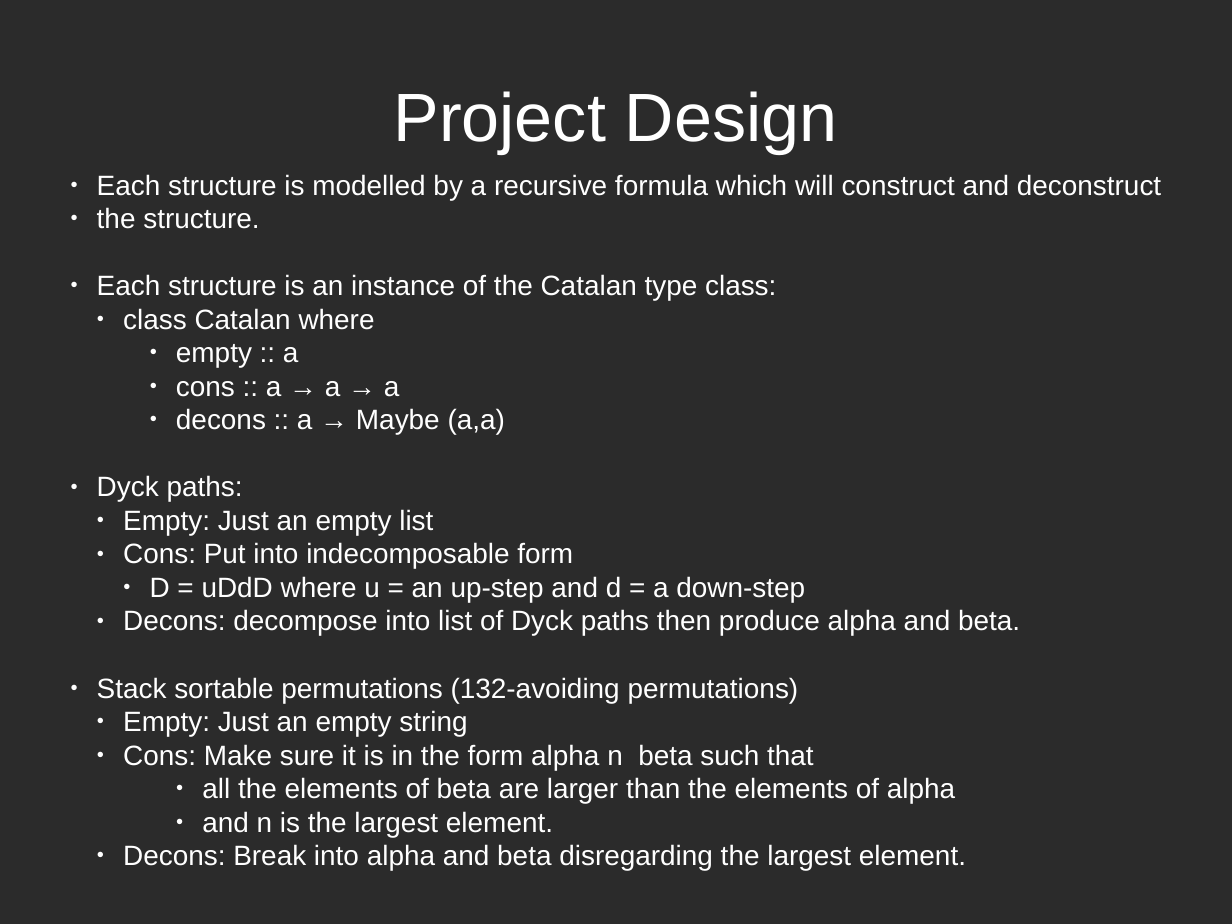
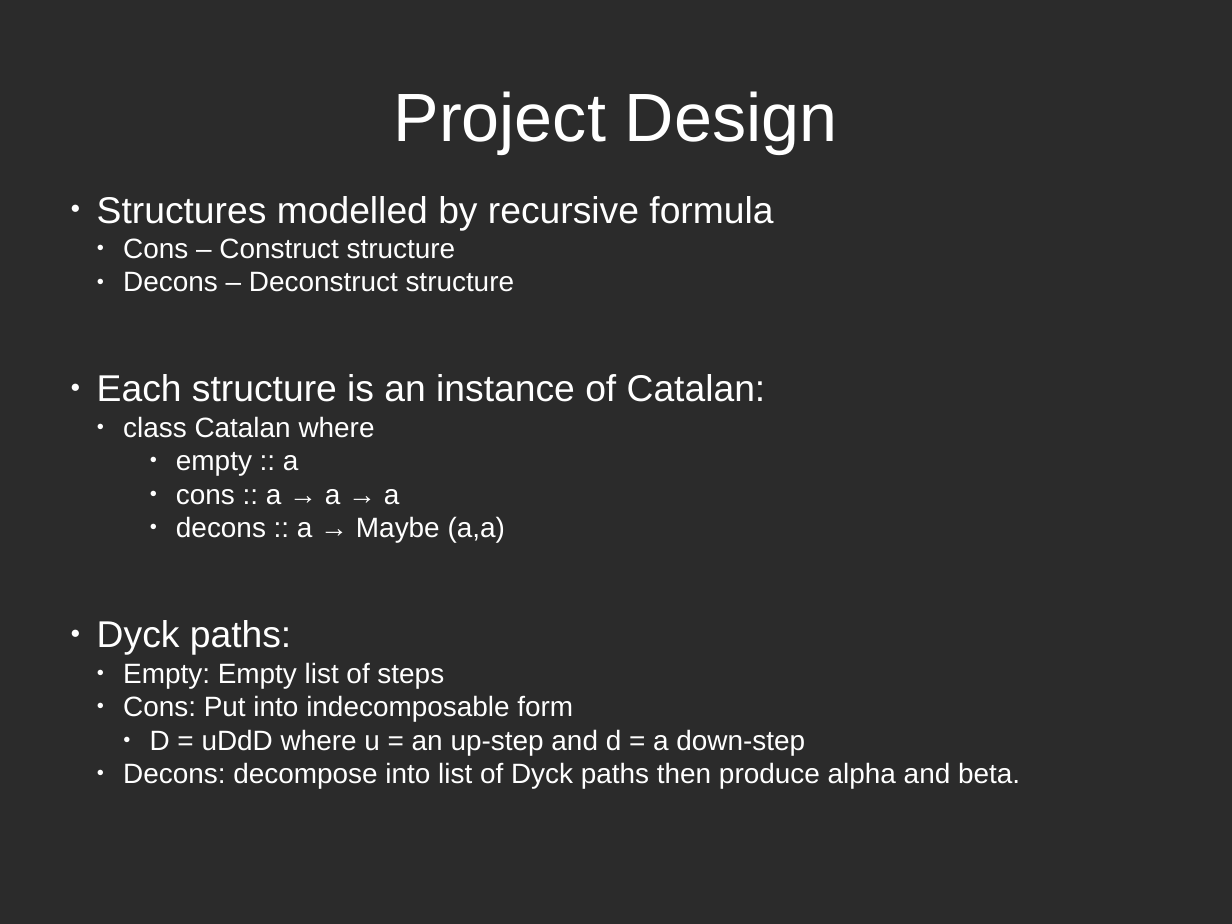
Before and after one commit to patons02/catalan-structures, a slide deck: slide 5 of posterPresentation/posterPresentation.odp. Drawn at 1232x924 pixels with LibreOffice and Linux fonts; fonts in the diff are those of the drawing; background and template pictures are left out; a plain dark background stands for a picture behind light text. Boxes give left, top, right and bottom in pixels: in the first picture for what was removed or moved away, otherwise in the second. Text is boxed around its words. In the diff, an @@ line names an element or a change of style, - is before the commit and + after.

```diff
--- a/posterPresentation/posterPresentation.odp
+++ b/posterPresentation/posterPresentation.odp
@@ text "Structures modelled by recursive formula": place and size @@
-text "Structures modelled by recursive formula" at [97,174,1161,870]
+text "Structures modelled by recursive formula" at [97,196,1020,788]
@@ text at [97,196,773,402]: text changed; size 18 to 24 pt @@
-● Each structure is modelled by a recursive formula which will construct and deconstruct
-● the structure.
-● Each structure is an instance of the Catalan type class:
+● Structures modelled by recursive formula
+  ● Cons – Construct structure
+  ● Decons – Deconstruct structure
+● Each structure is an instance of Catalan:
@@ text at [97,620,291,655]: size 18 to 24 pt in "Dyck paths:" @@
@@ text at [97,677,966,870]: paragraphs removed @@
-● Stack sortable permutations (132-avoiding permutations)
-  ● Empty: Just an empty string
-  ● Cons: Make sure it is in the form alpha n beta such that
-        ● all the elements of beta are larger than the elements of alpha
-        ● and n is the largest element.
-  ● Decons: Break into alpha and beta disregarding the largest element.
@@ text at [123,662,444,688]: text changed @@
-  ● Empty: Just an empty list
+  ● Empty: Empty list of steps
```
Also in this commit, not shown: 9 other slides changed, 1 slide added, 1 other file.
